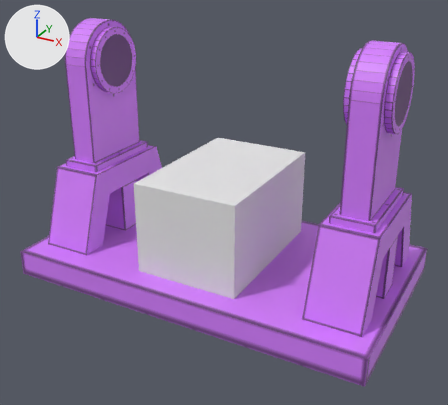
What one commit did to the Blender file TMF-files/Blender/grinderStatic.blend.
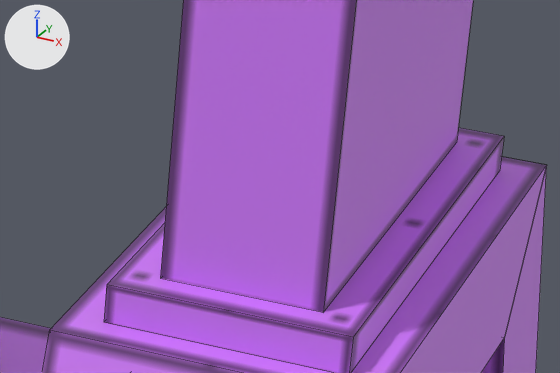
The first picture shows the older version from a 50 mm lens placed at (18.48, -27.13, 12.61), pointed at (8.27, -8.57, 3.32). The close-ups show both versions on the part from 69% to 93% of the width and 40% to 57% of the height of that picture; other places that the commit changed are outside them. Every picture has the same lights, and +X, +Y and +Z are marked at upper left. The close-ups show mesh edges as thin lines.

The first close-up shows 'Floor', 'Foot', 'Hindge', 'HindgeBracket'.
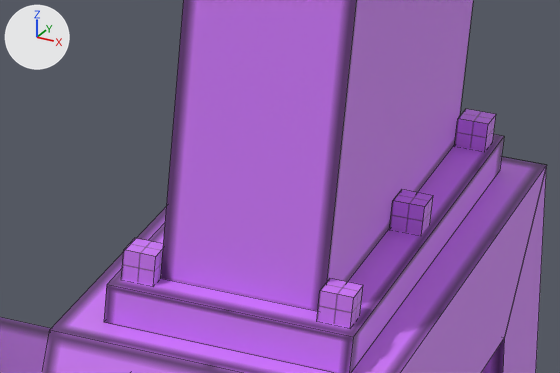
Where the change shows, as pixel boxes [x1, y1, x2, y2] in the close-ups (560 x 373 px):
'FootBolts.001', added (purple): after [121, 109, 496, 327]

Patch to the scene script:
```diff
--- a/TMF-files/Blender/grinderStatic.blend.py
+++ b/TMF-files/Blender/grinderStatic.blend.py
@@ me_cube_034 @@
+me_cube_034.from_pydata(...)  # 48 vertices, 30 faces; spans x -1.1..0.9, y -1.0..31.6, z -13.1..1.0
+me_cube_034.materials.append(mat_grinderstatic_png)  # picture img_grinderstatic_png
@@ ob_footbolts_001 @@
+ob_footbolts_001 = bpy.data.objects.new('FootBolts.001', me_cube_034)
+ob_footbolts_001.location = (12.897, -9.528, 4.35)
+ob_footbolts_001.rotation_euler = (0.0, 4.712, 0.0)  # degrees (0, 270, 0)
+ob_footbolts_001.scale = (0.1, 0.1, 0.1)
```
